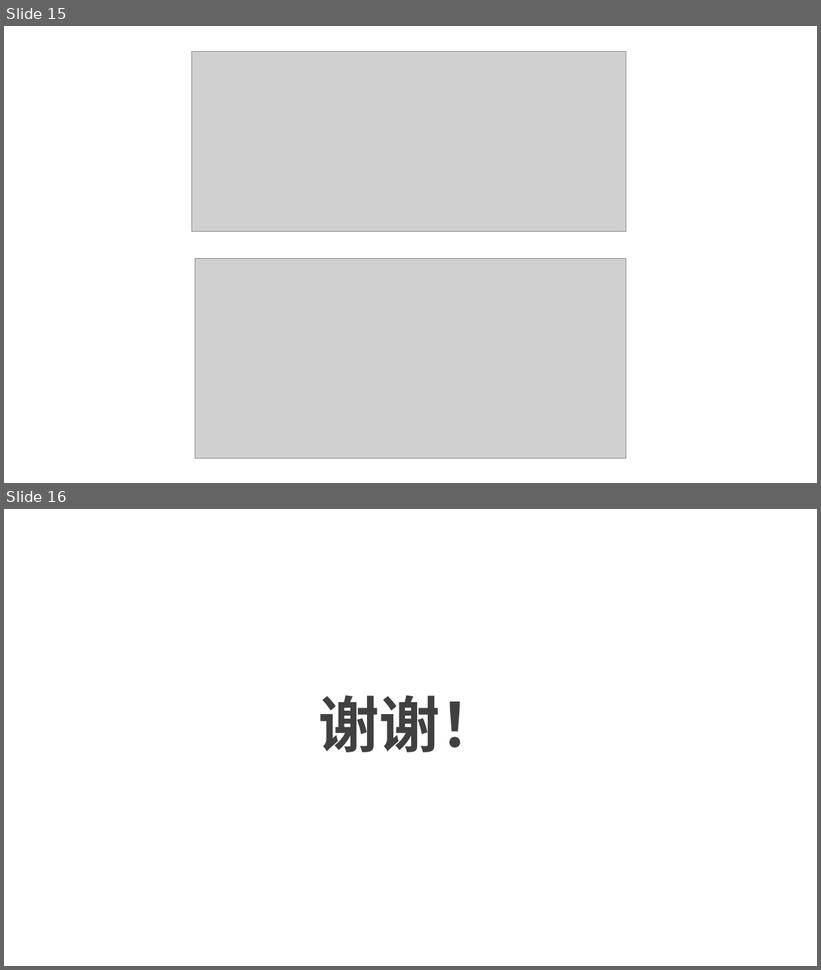
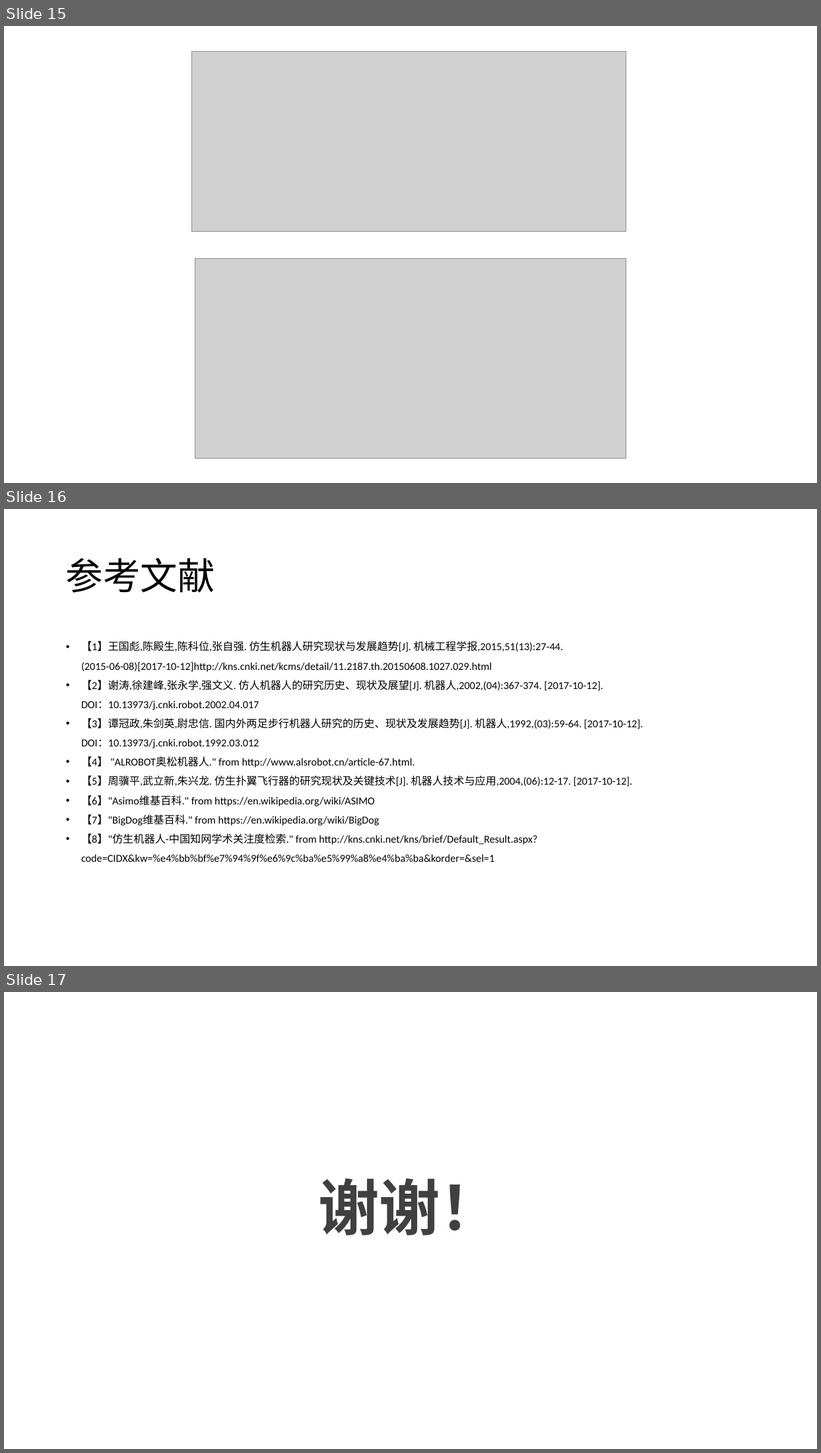
Before and after one commit to LouiValley/Global-Industry-and-Technology-Strategy-2017, a slide deck: weekly_report/group1/第一组第二周-仿生机器人.pptx. Shown one above the other, each under a label of ours: slides 15 and 16 before the commit, slides 15, 16 and 17 after it. The pictures are 821x970 and 821x1453 pixels, drawn with LibreOffice and Linux fonts; fonts in the diff are those of the drawing; grey boxes stand for pictures. Boxes give left, top, right and bottom in pixels: in the first picture for what was removed or moved away, otherwise in the second. Text is boxed around its words. In the diff, an @@ line names an element or a change of style, - is before the commit and + after.

```diff
--- a/weekly_report/group1/第一组第二周-仿生机器人.pptx
+++ b/weekly_report/group1/第一组第二周-仿生机器人.pptx
@@ slide 16 added at [4, 509, 817, 966], background #FFFFFF @@
@@ title added at [66, 558, 215, 593], 44 pt, text #000000 @@
+参考文献
@@ text added at [81, 641, 643, 862], 12.6 pt, text #000000 @@
+• 【1】王国彪,陈殿生,陈科位,张自强. 仿生机器人研究现状与发展趋势[J]. 机械工程学报,2015,51(13):27-44. (2015-06-08)[2017-10-12]http://kns.cnki.net/kcms/detail/11.2187.th.20150608.1027.029.html
+• 【2】谢涛,徐建峰,张永学,强文义. 仿人机器人的研究历史、现状及展望[J]. 机器人,2002,(04):367-374. [2017-10-12]. DOI：10.13973/j.cnki.robot.2002.04.017
+• 【3】谭冠政,朱剑英,尉忠信. 国内外两足步行机器人研究的历史、现状及发展趋势[J]. 机器人,1992,(03):59-64. [2017-10-12]. DOI：10.13973/j.cnki.robot.1992.03.012
+• 【4】 "ALROBOT奥松机器人." from http://www.alsrobot.cn/article-67.html.
+• 【5】周骥平,武立新,朱兴龙. 仿生扑翼飞行器的研究现状及关键技术[J]. 机器人技术与应用,2004,(06):12-17. [2017-10-12].
+• 【6】"Asimo维基百科." from https://en.wikipedia.org/wiki/ASIMO
+• 【7】"BigDog维基百科." from https://en.wikipedia.org/wiki/BigDog
+• 【8】"仿生机器人-中国知网学术关注度检索." from http://kns.cnki.net/kns/brief/Default_Result.aspx?code=CIDX&kw=%e4%bb%bf%e7%94%9f%e6%9c%ba%e5%99%a8%e4%ba%ba&korder=&sel=1
@@ what was slide 16 is now slide 17 @@
```
Also in this commit, not shown: 10 slides changed.
